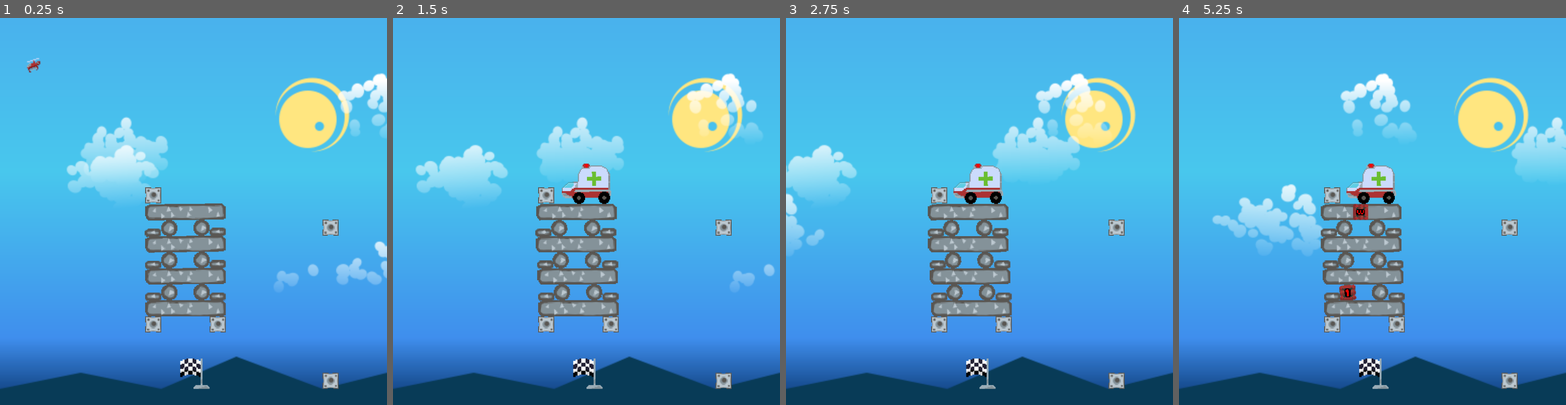
Above: before the commit, frames 1-4 (left to right).
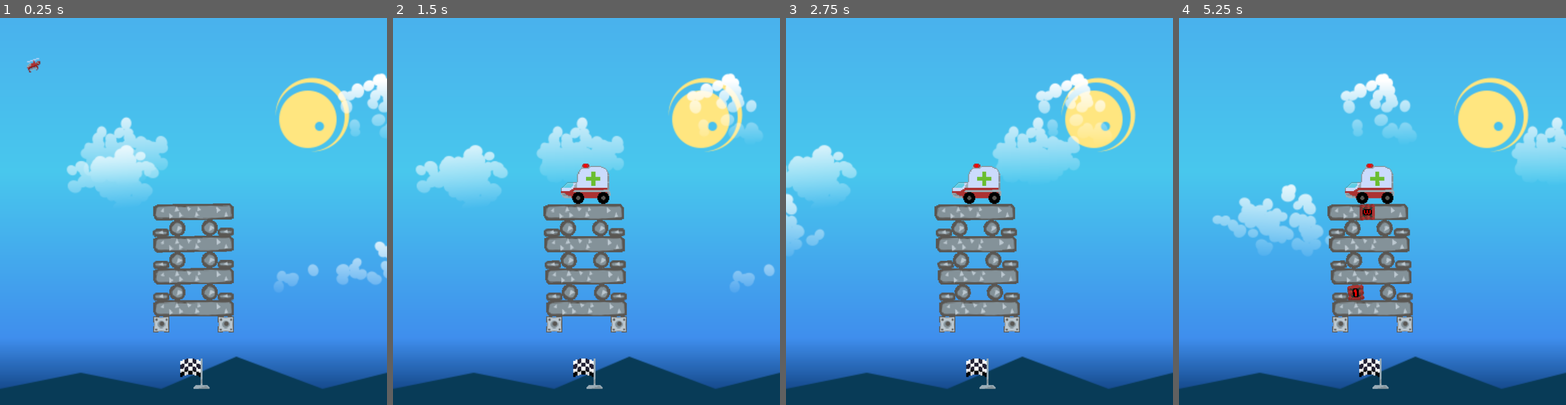
Above: after the commit, the same moments.

Repository: BeanPoleGamesDev/DynamiteParamedics
Game: Godot game, scene res://app/scenes/LevelOne.tscn
Same seed, same stepped clock (60 frames per second), same inputs: the game is played once before the commit and once after it.
Inputs (mouse positions are in pixels of both pictures, inside the frame that each line leads up to):
- Up to frame 1 (0.25 s): no input
- Up to frame 2 (1.5 s): move the mouse to (671, 192) at 0.52 s; click (671, 192) at 0.6 s; move the mouse to (509, 230) at 1.27 s; click (509, 230) at 1.35 s
- Up to frame 3 (2.75 s): move the mouse to (1018, 126) at 2.02 s; click (1018, 126) at 2.1 s
- Up to frame 4 (5.25 s): move the mouse to (1353, 288) at 2.77 s; click (1353, 288) at 2.85 s; move the mouse to (1488, 269) at 3.52 s; click (1488, 269) at 3.6 s; move the mouse to (1256, 153) at 4.27 s; click (1256, 153) at 4.35 s; move the mouse to (1391, 211) at 5.02 s; click (1391, 211) at 5.1 s

The runs differ from the first frame. In frame 1, 4.2% of the frame differs, in the area x 37-88%, y 43-96%; in frame 2, 4.4%; in frame 3, 4.5%; in frame 4, 4.6%, in the area x 36-88%, y 37-96%.

Commit message:
tweeked levels

Diff:
--- a/app/scenes/LevelOne.tscn
+++ b/app/scenes/LevelOne.tscn
@@ -21,68 +21,59 @@
 position = Vector2(408, 799)
 
 [node name="Block8" parent="." index="5" instance=ExtResource("6_jm468")]
-position = Vector2(425, 442)
+position = Vector2(442, 442)
 
 [node name="Block10" parent="." index="6" instance=ExtResource("6_jm468")]
-position = Vector2(357, 442)
+position = Vector2(374, 442)
 
 [node name="Block12" parent="." index="7" instance=ExtResource("6_jm468")]
-position = Vector2(425, 510)
+position = Vector2(442, 510)
 
 [node name="Block14" parent="." index="8" instance=ExtResource("6_jm468")]
-position = Vector2(357, 510)
+position = Vector2(374, 510)
 
 [node name="Block15" parent="." index="9" instance=ExtResource("6_jm468")]
-position = Vector2(357, 578)
+position = Vector2(374, 578)
 
 [node name="Block13" parent="." index="10" instance=ExtResource("6_jm468")]
-position = Vector2(425, 578)
+position = Vector2(442, 578)
 
-[node name="StaticBlock6" parent="." index="11" instance=ExtResource("4_cq4c8")]
-position = Vector2(697, 442)
+[node name="Block5" parent="." index="11" instance=ExtResource("7_squy2")]
+position = Vector2(476, 442)
 
-[node name="StaticBlock10" parent="." index="12" instance=ExtResource("4_cq4c8")]
-position = Vector2(323, 374)
+[node name="Block6" parent="." index="12" instance=ExtResource("7_squy2")]
+position = Vector2(476, 578)
 
-[node name="StaticBlock8" parent="." index="13" instance=ExtResource("4_cq4c8")]
-position = Vector2(323, 646)
+[node name="Block11" parent="." index="13" instance=ExtResource("7_squy2")]
+position = Vector2(340, 578)
 
-[node name="StaticBlock9" parent="." index="14" instance=ExtResource("4_cq4c8")]
-position = Vector2(459, 646)
+[node name="Block16" parent="." index="14" instance=ExtResource("7_squy2")]
+position = Vector2(340, 510)
 
-[node name="StaticBlock7" parent="." index="15" instance=ExtResource("4_cq4c8")]
-position = Vector2(697, 765)
+[node name="Block17" parent="." index="15" instance=ExtResource("7_squy2")]
+position = Vector2(340, 442)
 
-[node name="Block5" parent="." index="16" instance=ExtResource("7_squy2")]
-position = Vector2(459, 442)
+[node name="Block7" parent="." index="16" instance=ExtResource("7_squy2")]
+position = Vector2(476, 510)
 
-[node name="Block6" parent="." index="17" instance=ExtResource("7_squy2")]
-position = Vector2(459, 578)
-
-[node name="Block11" parent="." index="18" instance=ExtResource("7_squy2")]
-position = Vector2(323, 578)
-
-[node name="Block16" parent="." index="19" instance=ExtResource("7_squy2")]
-position = Vector2(323, 510)
-
-[node name="Block17" parent="." index="20" instance=ExtResource("7_squy2")]
-position = Vector2(323, 442)
-
-[node name="Block7" parent="." index="21" instance=ExtResource("7_squy2")]
-position = Vector2(459, 510)
-
-[node name="Block" parent="." index="22" instance=ExtResource("5_gh114")]
-position = Vector2(391, 408)
+[node name="Block" parent="." index="17" instance=ExtResource("5_gh114")]
+position = Vector2(408, 408)
 rotation = 1.5708
 
-[node name="Block2" parent="." index="23" instance=ExtResource("5_gh114")]
-position = Vector2(391, 476)
+[node name="Block2" parent="." index="18" instance=ExtResource("5_gh114")]
+position = Vector2(408, 476)
 rotation = 1.5708
 
-[node name="Block4" parent="." index="24" instance=ExtResource("5_gh114")]
-position = Vector2(391, 544)
+[node name="Block4" parent="." index="19" instance=ExtResource("5_gh114")]
+position = Vector2(408, 544)
 rotation = 1.5708
 
-[node name="Block9" parent="." index="25" instance=ExtResource("5_gh114")]
-position = Vector2(391, 612)
+[node name="Block9" parent="." index="20" instance=ExtResource("5_gh114")]
+position = Vector2(408, 612)
 rotation = 1.5708
+
+[node name="StaticBlock" parent="." index="21" instance=ExtResource("4_cq4c8")]
+position = Vector2(340, 646)
+
+[node name="StaticBlock2" parent="." index="22" instance=ExtResource("4_cq4c8")]
+position = Vector2(476, 646)
--- a/app/scenes/LevelThree.tscn
+++ b/app/scenes/LevelThree.tscn
@@ -22,104 +22,86 @@
 [node name="Ground" parent="." index="3"]
 position = Vector2(408, 799)
 
-[node name="Block3" parent="." index="5" instance=ExtResource("4_sw6q8")]
-position = Vector2(867, 680)
-
-[node name="Block26" parent="." index="6" instance=ExtResource("4_sw6q8")]
+[node name="Block26" parent="." index="5" instance=ExtResource("4_sw6q8")]
 position = Vector2(425, 459)
 
-[node name="Block27" parent="." index="7" instance=ExtResource("4_sw6q8")]
+[node name="Block27" parent="." index="6" instance=ExtResource("4_sw6q8")]
 position = Vector2(391, 459)
 
-[node name="Block4" parent="." index="8" instance=ExtResource("5_kfha7")]
-position = Vector2(850, 374)
-
-[node name="Block10" parent="." index="9" instance=ExtResource("5_kfha7")]
+[node name="Block10" parent="." index="7" instance=ExtResource("5_kfha7")]
 position = Vector2(459, 663)
 
-[node name="Block11" parent="." index="10" instance=ExtResource("5_kfha7")]
+[node name="Block11" parent="." index="8" instance=ExtResource("5_kfha7")]
 position = Vector2(561, 663)
 
-[node name="Block12" parent="." index="11" instance=ExtResource("5_kfha7")]
+[node name="Block12" parent="." index="9" instance=ExtResource("5_kfha7")]
 position = Vector2(255, 663)
 
-[node name="Block17" parent="." index="12" instance=ExtResource("5_kfha7")]
+[node name="Block17" parent="." index="10" instance=ExtResource("5_kfha7")]
 position = Vector2(255, 527)
 
-[node name="Block18" parent="." index="13" instance=ExtResource("5_kfha7")]
+[node name="Block18" parent="." index="11" instance=ExtResource("5_kfha7")]
 position = Vector2(357, 527)
 
-[node name="Block23" parent="." index="14" instance=ExtResource("5_kfha7")]
+[node name="Block23" parent="." index="12" instance=ExtResource("5_kfha7")]
 position = Vector2(357, 391)
 
-[node name="Block24" parent="." index="15" instance=ExtResource("5_kfha7")]
+[node name="Block24" parent="." index="13" instance=ExtResource("5_kfha7")]
 position = Vector2(459, 391)
 
-[node name="Block19" parent="." index="16" instance=ExtResource("5_kfha7")]
+[node name="Block19" parent="." index="14" instance=ExtResource("5_kfha7")]
 position = Vector2(459, 527)
 
-[node name="Block20" parent="." index="17" instance=ExtResource("5_kfha7")]
+[node name="Block20" parent="." index="15" instance=ExtResource("5_kfha7")]
 position = Vector2(561, 527)
 
-[node name="Block7" parent="." index="18" instance=ExtResource("5_kfha7")]
+[node name="Block7" parent="." index="16" instance=ExtResource("5_kfha7")]
 position = Vector2(357, 663)
 
-[node name="Block5" parent="." index="19" instance=ExtResource("6_syrdr")]
-position = Vector2(816, 493)
-
-[node name="Block13" parent="." index="20" instance=ExtResource("6_syrdr")]
+[node name="Block13" parent="." index="17" instance=ExtResource("6_syrdr")]
 position = Vector2(561, 595)
 
-[node name="Block14" parent="." index="21" instance=ExtResource("6_syrdr")]
+[node name="Block14" parent="." index="18" instance=ExtResource("6_syrdr")]
 position = Vector2(459, 595)
 
-[node name="Block15" parent="." index="22" instance=ExtResource("6_syrdr")]
+[node name="Block15" parent="." index="19" instance=ExtResource("6_syrdr")]
 position = Vector2(357, 595)
 
-[node name="Block16" parent="." index="23" instance=ExtResource("6_syrdr")]
+[node name="Block16" parent="." index="20" instance=ExtResource("6_syrdr")]
 position = Vector2(255, 595)
 
-[node name="Block" parent="." index="24" instance=ExtResource("7_582jk")]
-position = Vector2(799, 578)
-
-[node name="Block25" parent="." index="25" instance=ExtResource("7_582jk")]
+[node name="Block25" parent="." index="21" instance=ExtResource("7_582jk")]
 position = Vector2(408, 323)
 
-[node name="Block21" parent="." index="26" instance=ExtResource("7_582jk")]
+[node name="Block21" parent="." index="22" instance=ExtResource("7_582jk")]
 position = Vector2(510, 459)
 
-[node name="Block22" parent="." index="27" instance=ExtResource("7_582jk")]
+[node name="Block22" parent="." index="23" instance=ExtResource("7_582jk")]
 position = Vector2(306, 459)
 
-[node name="Block9" parent="." index="28" instance=ExtResource("7_582jk")]
+[node name="Block9" parent="." index="24" instance=ExtResource("7_582jk")]
 position = Vector2(510, 731)
 
-[node name="Block8" parent="." index="29" instance=ExtResource("7_582jk")]
+[node name="Block8" parent="." index="25" instance=ExtResource("7_582jk")]
 position = Vector2(306, 731)
 
-[node name="Block6" parent="." index="30" instance=ExtResource("8_uvmkx")]
-position = Vector2(799, 680)
-
-[node name="Block29" parent="." index="31" instance=ExtResource("8_uvmkx")]
+[node name="Block29" parent="." index="26" instance=ExtResource("8_uvmkx")]
 position = Vector2(595, 748)
 
-[node name="Block30" parent="." index="32" instance=ExtResource("8_uvmkx")]
+[node name="Block30" parent="." index="27" instance=ExtResource("8_uvmkx")]
 position = Vector2(221, 748)
 
-[node name="Block31" parent="." index="33" instance=ExtResource("8_uvmkx")]
+[node name="Block31" parent="." index="28" instance=ExtResource("8_uvmkx")]
 position = Vector2(306, 765)
 rotation = 1.5708
 
-[node name="Block32" parent="." index="34" instance=ExtResource("8_uvmkx")]
+[node name="Block32" parent="." index="29" instance=ExtResource("8_uvmkx")]
 position = Vector2(510, 765)
 rotation = 1.5708
 
-[node name="Block33" parent="." index="35" instance=ExtResource("8_uvmkx")]
+[node name="Block33" parent="." index="30" instance=ExtResource("8_uvmkx")]
 position = Vector2(408, 289)
 rotation = 1.5708
 
-[node name="Block2" parent="." index="36" instance=ExtResource("9_r74nm")]
-position = Vector2(714, 680)
-
-[node name="Block28" parent="." index="37" instance=ExtResource("9_r74nm")]
+[node name="Block28" parent="." index="31" instance=ExtResource("9_r74nm")]
 position = Vector2(408, 748)
--- a/app/scenes/LevelTwo.tscn
+++ b/app/scenes/LevelTwo.tscn
@@ -1,22 +1,19 @@
-[gd_scene load_steps=12 format=3 uid="uid://cmk5wfhmp75rn"]
+[gd_scene load_steps=8 format=3 uid="uid://cmk5wfhmp75rn"]
 
 [ext_resource type="PackedScene" uid="uid://dics4vpm8vwke" path="res://app/scenes/LevelBase.tscn" id="1_yqkci"]
 [ext_resource type="PackedScene" uid="uid://um1mj5quqvhy" path="res://app/objects/Ambulance.tscn" id="2_8qjq6"]
 [ext_resource type="PackedScene" uid="uid://dlc1kon5iqevb" path="res://app/objects/flag.tscn" id="3_8pdq5"]
-[ext_resource type="PackedScene" uid="uid://c774fwqgimy15" path="res://app/objects/Blocks/ImmovableBlock.tscn" id="5_l1q3g"]
 [ext_resource type="PackedScene" uid="uid://dockw3x5o80uv" path="res://app/objects/Blocks/5x1Rectangle.tscn" id="7_58awt"]
-[ext_resource type="PackedScene" uid="uid://613q751wekob" path="res://app/objects/Blocks/4x2Corner.tscn" id="8_0qnhw"]
 [ext_resource type="PackedScene" uid="uid://cmwixj7k6jkpr" path="res://app/objects/Blocks/2x2Corner.tscn" id="8_aikcg"]
 [ext_resource type="PackedScene" uid="uid://dlp201hrn1dfd" path="res://app/objects/Blocks/2x2Circle.tscn" id="8_n10ym"]
-[ext_resource type="PackedScene" uid="uid://b1ndkrjp0truy" path="res://app/objects/Blocks/2z2Square.tscn" id="9_s1hjo"]
-[ext_resource type="PackedScene" uid="uid://xgohpf77yi2h" path="res://app/objects/Blocks/Cross.tscn" id="10_618mp"]
 [ext_resource type="PackedScene" uid="uid://cbh1mqryh3fxp" path="res://app/objects/Blocks/3x3HShape.tscn" id="11_dur4v"]
 
 [node name="LevelBase2" instance=ExtResource("1_yqkci")]
 texture_filter = 1
 
 [node name="RigidBody2D" parent="." index="1" instance=ExtResource("2_8qjq6")]
-position = Vector2(408, -85)
+position = Vector2(425, -85)
+rotation = 3.14159
 
 [node name="flag" parent="." index="2" instance=ExtResource("3_8pdq5")]
 position = Vector2(408, 782)
@@ -24,127 +21,48 @@
 [node name="Ground" parent="." index="3"]
 position = Vector2(408, 799)
 
-[node name="StaticBlock" parent="." index="5" instance=ExtResource("5_l1q3g")]
-position = Vector2(255, 765)
+[node name="Block5" parent="." index="5" instance=ExtResource("7_58awt")]
+position = Vector2(527, 629)
 
-[node name="StaticBlock2" parent="." index="6" instance=ExtResource("5_l1q3g")]
-position = Vector2(595, 765)
+[node name="Block10" parent="." index="6" instance=ExtResource("7_58awt")]
+position = Vector2(408, 663)
+rotation = 1.5708
 
-[node name="StaticBlock3" parent="." index="7" instance=ExtResource("5_l1q3g")]
-position = Vector2(255, 731)
+[node name="Block4" parent="." index="7" instance=ExtResource("7_58awt")]
+position = Vector2(289, 629)
 
-[node name="StaticBlock4" parent="." index="8" instance=ExtResource("5_l1q3g")]
-position = Vector2(595, 731)
+[node name="Block" parent="." index="8" instance=ExtResource("11_dur4v")]
+position = Vector2(289, 731)
 
-[node name="StaticBlock5" parent="." index="9" instance=ExtResource("5_l1q3g")]
-position = Vector2(255, 697)
+[node name="Block6" parent="." index="9" instance=ExtResource("11_dur4v")]
+position = Vector2(289, 527)
 
-[node name="StaticBlock6" parent="." index="10" instance=ExtResource("5_l1q3g")]
-position = Vector2(595, 697)
+[node name="Block7" parent="." index="10" instance=ExtResource("11_dur4v")]
+position = Vector2(323, 459)
 
-[node name="StaticBlock7" parent="." index="11" instance=ExtResource("5_l1q3g")]
-position = Vector2(255, 663)
+[node name="Block2" parent="." index="11" instance=ExtResource("11_dur4v")]
+position = Vector2(527, 731)
 
-[node name="StaticBlock8" parent="." index="12" instance=ExtResource("5_l1q3g")]
-position = Vector2(595, 663)
+[node name="Block3" parent="." index="12" instance=ExtResource("11_dur4v")]
+position = Vector2(527, 527)
 
-[node name="StaticBlock9" parent="." index="13" instance=ExtResource("5_l1q3g")]
-position = Vector2(255, 629)
+[node name="Block8" parent="." index="13" instance=ExtResource("11_dur4v")]
+position = Vector2(493, 459)
 
-[node name="StaticBlock10" parent="." index="14" instance=ExtResource("5_l1q3g")]
-position = Vector2(595, 629)
+[node name="Block9" parent="." index="14" instance=ExtResource("8_aikcg")]
+position = Vector2(374, 612)
 
-[node name="StaticBlock11" parent="." index="15" instance=ExtResource("5_l1q3g")]
-position = Vector2(255, 595)
+[node name="Block12" parent="." index="15" instance=ExtResource("8_aikcg")]
+position = Vector2(374, 544)
+rotation = 1.5708
 
-[node name="StaticBlock12" parent="." index="16" instance=ExtResource("5_l1q3g")]
-position = Vector2(595, 595)
+[node name="Block13" parent="." index="16" instance=ExtResource("8_aikcg")]
+position = Vector2(442, 544)
+rotation = 3.14159
 
-[node name="StaticBlock13" parent="." index="17" instance=ExtResource("5_l1q3g")]
-position = Vector2(255, 561)
+[node name="Block14" parent="." index="17" instance=ExtResource("8_aikcg")]
+position = Vector2(442, 612)
+rotation = 4.71239
 
-[node name="StaticBlock14" parent="." index="18" instance=ExtResource("5_l1q3g")]
-position = Vector2(595, 561)
-
-[node name="StaticBlock15" parent="." index="19" instance=ExtResource("5_l1q3g")]
-position = Vector2(255, 527)
-
-[node name="StaticBlock16" parent="." index="20" instance=ExtResource("5_l1q3g")]
-position = Vector2(595, 527)
-
-[node name="StaticBlock17" parent="." index="21" instance=ExtResource("5_l1q3g")]
-position = Vector2(255, 493)
-
-[node name="StaticBlock18" parent="." index="22" instance=ExtResource("5_l1q3g")]
-position = Vector2(595, 493)
-
-[node name="StaticBlock19" parent="." index="23" instance=ExtResource("5_l1q3g")]
-position = Vector2(255, 459)
-
-[node name="StaticBlock20" parent="." index="24" instance=ExtResource("5_l1q3g")]
-position = Vector2(595, 459)
-
-[node name="StaticBlock21" parent="." index="25" instance=ExtResource("5_l1q3g")]
-position = Vector2(255, 425)
-
-[node name="StaticBlock22" parent="." index="26" instance=ExtResource("5_l1q3g")]
-position = Vector2(595, 425)
-
-[node name="StaticBlock23" parent="." index="27" instance=ExtResource("5_l1q3g")]
-position = Vector2(255, 391)
-
-[node name="StaticBlock24" parent="." index="28" instance=ExtResource("5_l1q3g")]
-position = Vector2(595, 391)
-
-[node name="Block5" parent="." index="29" instance=ExtResource("8_n10ym")]
-position = Vector2(306, 612)
-rotation = 1.06216
-
-[node name="Block18" parent="." index="30" instance=ExtResource("8_n10ym")]
-position = Vector2(544, 561)
-rotation = 0.030012
-
-[node name="Block3" parent="." index="31" instance=ExtResource("8_aikcg")]
-position = Vector2(544, 493)
-rotation = 2.51432
-
-[node name="Block7" parent="." index="32" instance=ExtResource("8_0qnhw")]
-position = Vector2(357, 442)
-rotation = -0.527099
-
-[node name="Block6" parent="." index="33" instance=ExtResource("8_0qnhw")]
+[node name="Block15" parent="." index="18" instance=ExtResource("8_n10ym")]
 position = Vector2(408, 578)
-rotation = 2.71496
-
-[node name="Block20" parent="." index="34" instance=ExtResource("8_n10ym")]
-position = Vector2(306, 493)
-rotation = 2.71496
-
-[node name="Block15" parent="." index="35" instance=ExtResource("8_n10ym")]
-position = Vector2(408, 391)
-rotation = 0.030012
-
-[node name="Block16" parent="." index="36" instance=ExtResource("8_n10ym")]
-position = Vector2(510, 629)
-rotation = 0.030012
-
-[node name="Block17" parent="." index="37" instance=ExtResource("8_n10ym")]
-position = Vector2(391, 748)
-rotation = 0.030012
-
-[node name="Block4" parent="." index="38" instance=ExtResource("7_58awt")]
-position = Vector2(493, 459)
-rotation = 1.06216
-
-[node name="Block8" parent="." index="39" instance=ExtResource("9_s1hjo")]
-position = Vector2(476, 544)
-
-[node name="Block2" parent="." index="40" instance=ExtResource("10_618mp")]
-position = Vector2(391, 663)
-rotation = -0.636689
-
-[node name="Block9" parent="." index="41" instance=ExtResource("9_s1hjo")]
-position = Vector2(306, 731)
-
-[node name="Block" parent="." index="42" instance=ExtResource("11_dur4v")]
-position = Vector2(527, 714)
